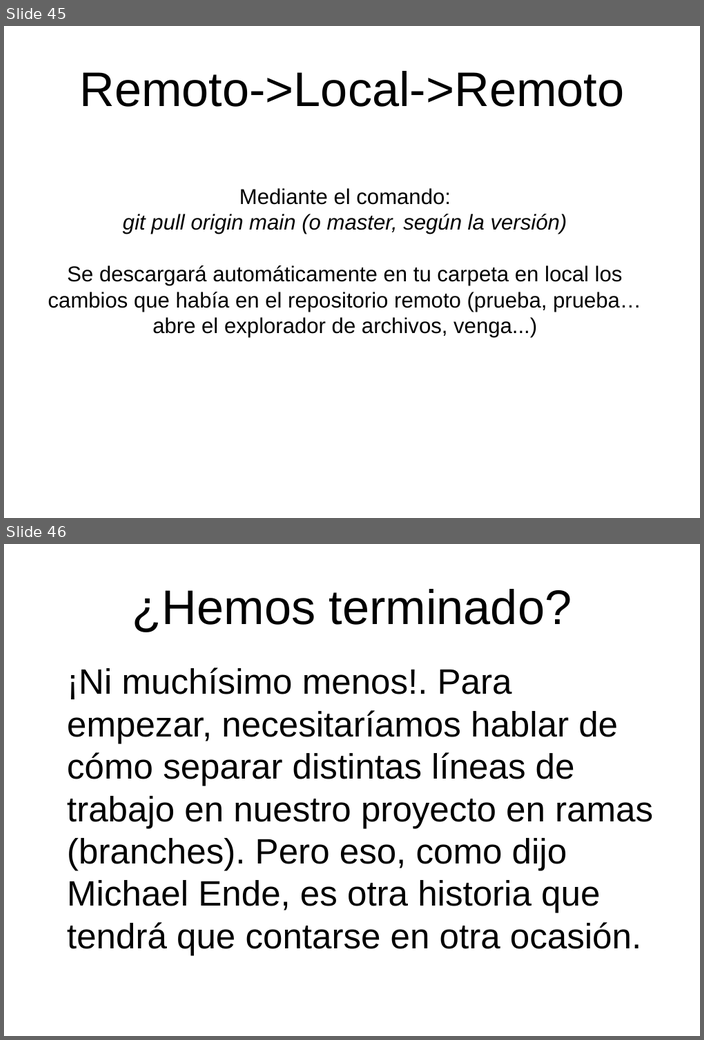
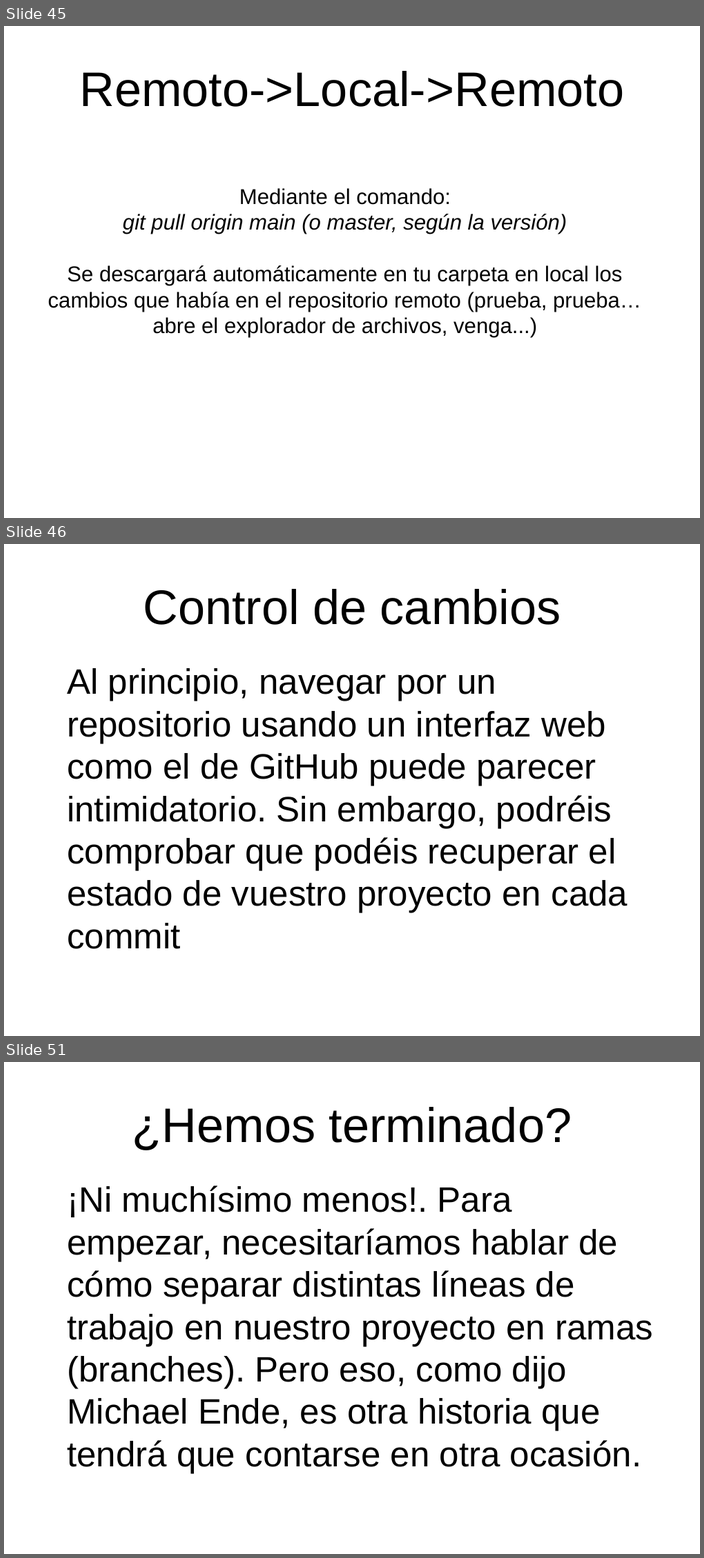
Before and after one commit to clubroboticacr/aprenderGit, a slide deck: presentacionrepositoriosGit.odp. Shown one above the other, each under a label of ours: slides 45 and 46 before the commit, slides 45, 46 and 51 after it; the slides between them are not shown. The pictures are 704x1040 and 704x1558 pixels, drawn with LibreOffice and Linux fonts; fonts in the diff are those of the drawing; background and template pictures are left out. Boxes give left, top, right and bottom in pixels: in the first picture for what was removed or moved away, otherwise in the second. Text is boxed around its words. In the diff, an @@ line names an element or a change of style, - is before the commit and + after.

```diff
--- a/presentacionrepositoriosGit.odp
+++ b/presentacionrepositoriosGit.odp
@@ slide 46 added at (4, 544, 700, 1036), background picture (left out) @@
@@ title added at (143, 589, 561, 625), 58.7 pt, text #000000 @@
+Control de cambios
@@ text added at (67, 668, 628, 949), 42.7 pt, text #000000 @@
+Al principio, navegar por un repositorio usando un interfaz web como el de GitHub puede parecer intimidatorio. Sin embargo, podréis comprobar que podéis recuperar el estado de vuestro proyecto en cada commit
@@ what was slide 46 is now slide 51 @@
```
Also in this commit, not shown: 1 slide changed, 5 other slides added, 1 other file.
